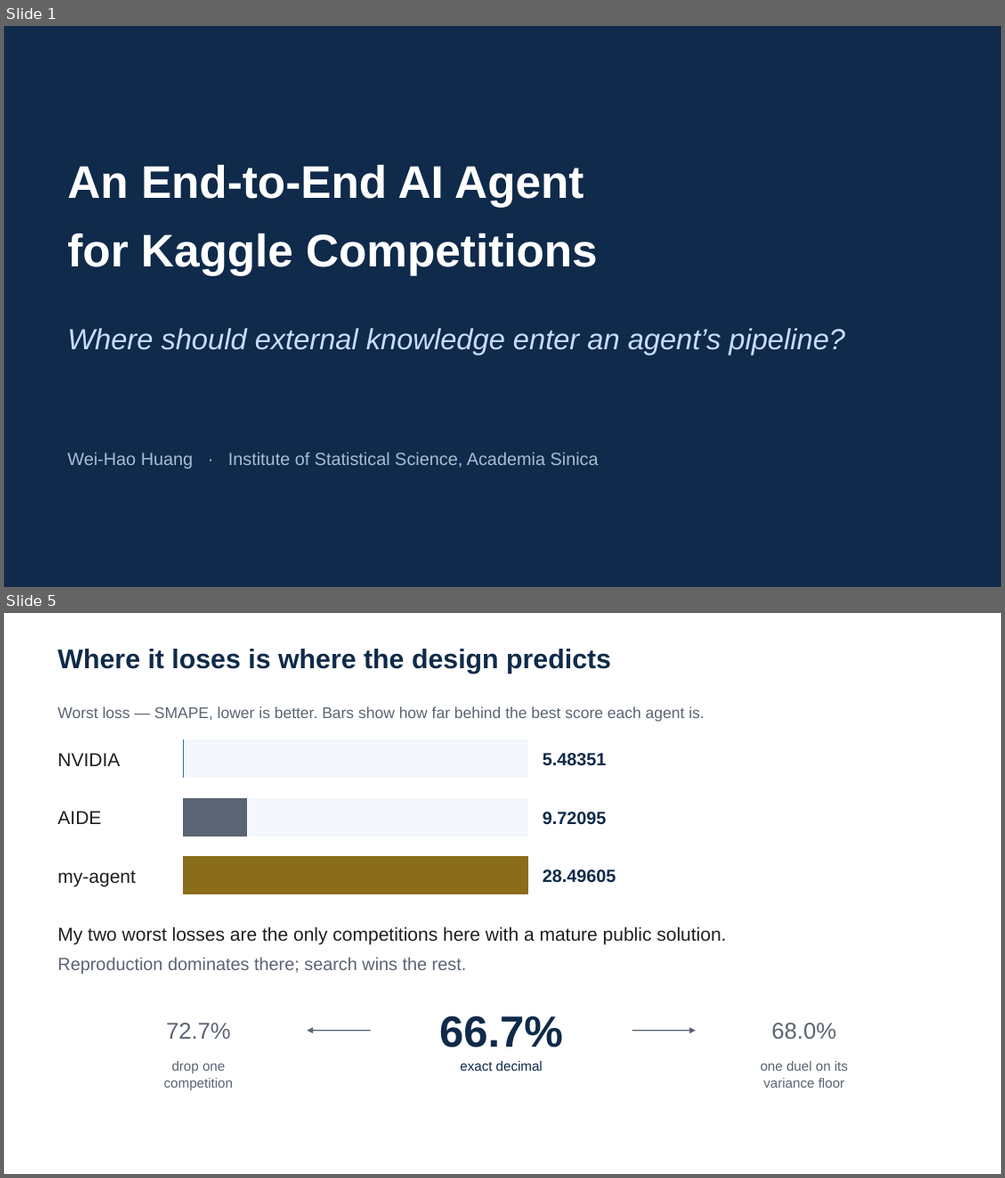
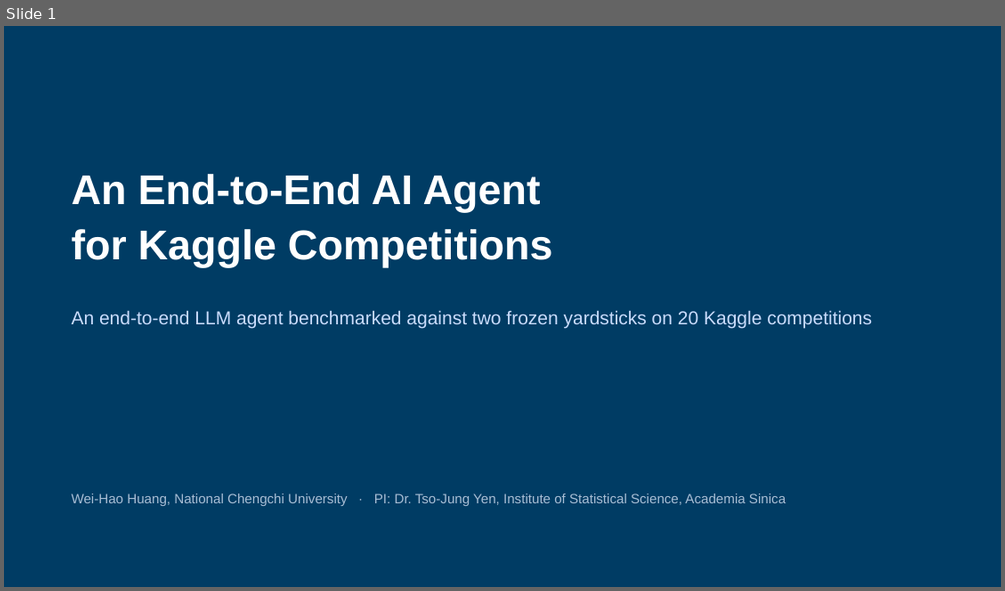
Before and after one commit to 930731haohao-afk/kaggle-agent, a slide deck: docs/presentation/slides_4min.pptx. Shown one above the other, each under a label of ours: slides 1 and 5 before the commit, slide 1 after it; the slides between them are not shown. The pictures are 1005x1178 and 1005x591 pixels, drawn with LibreOffice and Linux fonts; fonts in the diff are those of the drawing. Boxes give left, top, right and bottom in pixels: in the first picture for what was removed or moved away, otherwise in the second. Text is boxed around its words. In the diff, an @@ line names an element or a change of style, - is before the commit and + after.

```diff
--- a/docs/presentation/slides_4min.pptx
+++ b/docs/presentation/slides_4min.pptx
@@ slide 5 removed at bbox=[4, 613, 1001, 1174], background #FFFFFF @@
@@ text removed at bbox=[57, 649, 611, 674] @@
-Where it loses is where the design predicts
@@ text removed at bbox=[57, 706, 704, 722] @@
-Worst loss — SMAPE, lower is better. Bars show how far behind the best score each agent is.
@@ rectangle removed at bbox=[184, 740, 527, 778] @@
@@ rectangle removed at bbox=[184, 740, 184, 778] @@
@@ text removed at bbox=[57, 753, 120, 766] @@
-NVIDIA
@@ text removed at bbox=[542, 753, 607, 766] @@
-5.48351
@@ rectangle removed at bbox=[184, 798, 527, 835] @@
@@ rectangle removed at bbox=[184, 798, 247, 835] @@
@@ text removed at bbox=[57, 811, 101, 824] @@
-AIDE
@@ text removed at bbox=[542, 811, 607, 825] @@
-9.72095
@@ text removed at bbox=[57, 870, 135, 886] @@
-my-agent
@@ rectangle removed at bbox=[184, 857, 527, 894] @@
@@ text removed at bbox=[542, 869, 616, 883] @@
-28.49605
@@ text removed at bbox=[57, 926, 726, 945] @@
-My two worst losses are the only competitions here with a mature public solution.
@@ text removed at bbox=[57, 957, 467, 973] @@
-Reproduction dominates there; search wins the rest.
@@ text removed at bbox=[166, 1022, 231, 1038] @@
-72.7%
@@ arrow removed from (371, 1030) to (307, 1030) @@
@@ text removed at bbox=[439, 1015, 563, 1047] @@
-66.7%
@@ arrow removed from (632, 1030) to (696, 1030) @@
@@ text removed at bbox=[771, 1022, 836, 1038] @@
-68.0%
@@ text removed at bbox=[164, 1061, 233, 1090] @@
-drop one
-competition
@@ text removed at bbox=[460, 1061, 542, 1070] @@
-exact decimal
@@ text removed at bbox=[760, 1061, 848, 1087] @@
-one duel on its
-variance floor
@@ slide 1 changed as well @@
@@ background #0F2A4A to #003C64 @@
@@ text "An End-to-End AI Agent": place and size @@
-text "An End-to-End AI Agent" at bbox=[67, 164, 598, 275]
+text "An End-to-End AI Agent" at bbox=[72, 174, 553, 267]
@@ text "An End-to-End AI Agent" at bbox=[72, 174, 553, 267]: size 44 to 40 pt; line spacing 1.25 to 1.1 @@
@@ text at bbox=[72, 310, 872, 329]: text changed; size 28 to 18 pt; italic off @@
-Where should external knowledge enter an agent’s pipeline?
+An end-to-end LLM agent benchmarked against two frozen yardsticks on 20 Kaggle competitions
@@ text at bbox=[72, 493, 785, 506]: text changed; size 17 to 13 pt @@
-Wei-Hao Huang · Institute of Statistical Science, Academia Sinica
+Wei-Hao Huang, National Chengchi University · PI: Dr. Tso-Jung Yen, Institute of Statistical Science, Academia Sinica
```
Also in this commit, not shown: 5 slides added, 4 other slides removed, 10 other files.
